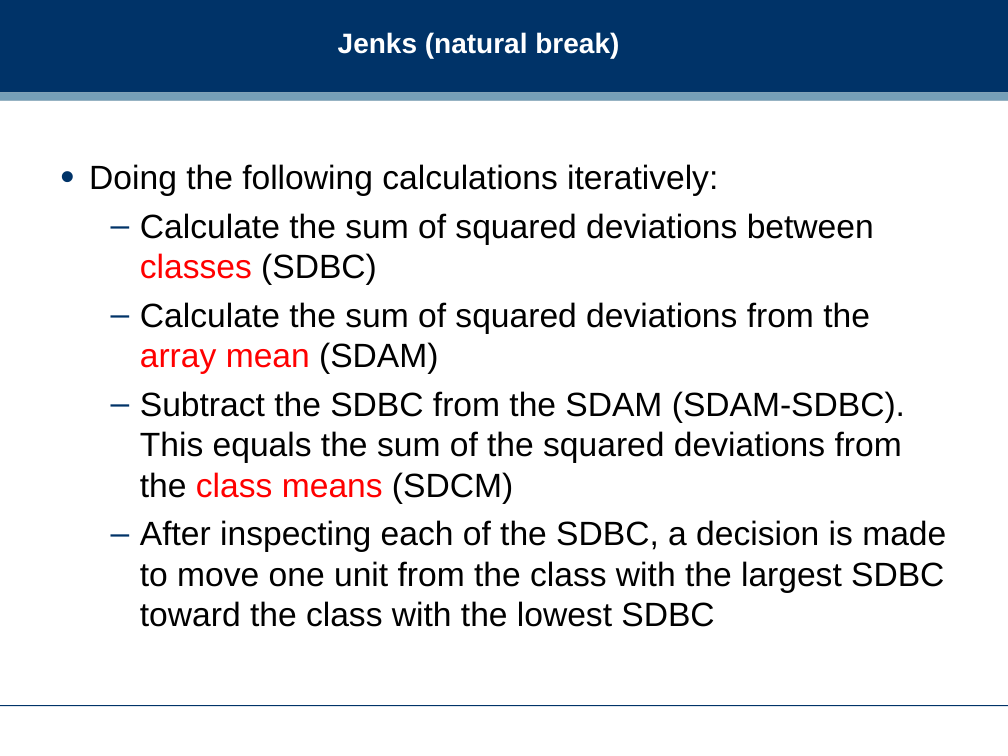
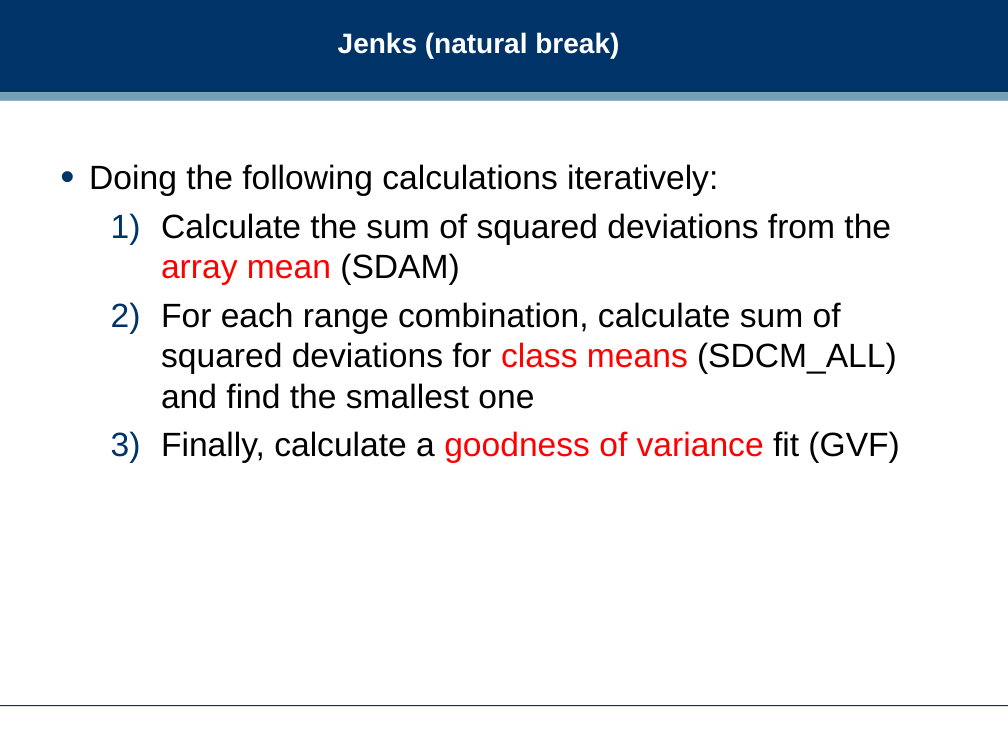
Before and after one commit to dreamind/ix, a slide deck: slide 14 of lectures/making-sense-data/bivariate-analysis.ppt (slide 16 before the commit). Drawn at 1008x756 pixels with LibreOffice and Linux fonts; fonts in the diff are those of the drawing; background and template pictures are left out. Boxes give left, top, right and bottom in pixels: in the first picture for what was removed or moved away, otherwise in the second. Text is boxed around its words. In the diff, an @@ line names an element or a change of style, - is before the commit and + after.

```diff
--- a/lectures/making-sense-data/bivariate-analysis.ppt
+++ b/lectures/making-sense-data/bivariate-analysis.ppt
@@ text at (140, 213, 874, 285): paragraph removed @@
-  – Calculate the sum of squared deviations between classes (SDBC)
@@ text at (161, 213, 891, 285): bullet – to 1) @@
@@ text at (161, 302, 899, 463): text changed @@
-  – Subtract the SDBC from the SDAM (SDAM-SDBC). This equals the sum of the squared deviations from the class means (SDCM)
-  – After inspecting each of the SDBC, a decision is made to move one unit from the class with the largest SDBC toward the class with the lowest SDBC
+  2) For each range combination, calculate sum of squared deviations for class means (SDCM_ALL) and find the smallest one
+  3) Finally, calculate a goodness of variance fit (GVF)
```
Also in this commit, not shown: 7 other slides changed, 3 slides added, 4 slides removed, 8 other files.
